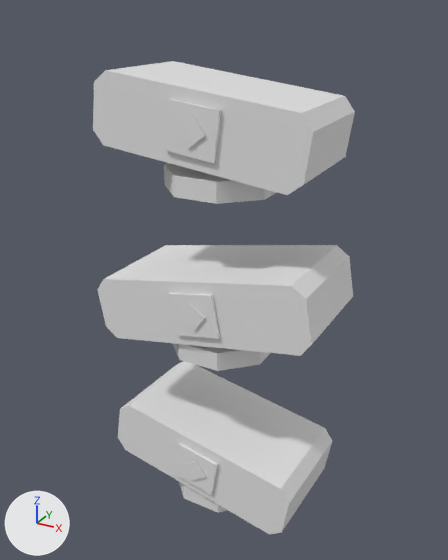
A saved change to the OBJ model src/main/resources/assets/primalspells/models/item/wand_motion_28.obj.
Camera for both pictures: a 50 mm camera at (0.732, -0.921, 1.103) aimed at (0.499, -0.498, 0.891). Arrows for +X, +Y and +Z are at lower left; the lights stay in place. The picture after the commit comes second. Materials are left out; every surface is plain grey. Where no turn or scale is listed for an object, it has been applied to the vertices. Vertices at exactly the same position are counted once.

Objects in the first picture: 'wand_motion_28'.
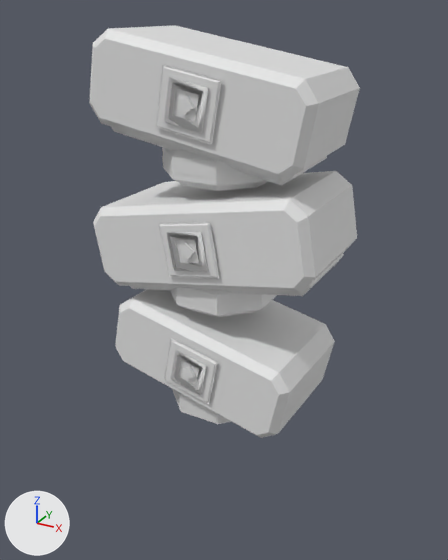
Scene script edits in JSON lines:
```json
{"block": "me_wand_motion_28", "where": "# used by ob_wand_motion_28; location = (0.0, 0.0, 0.0)"}
{"op": "remove", "block": "me_wand_motion_28", "code": "me_wand_motion_28.from_pydata(...)  # 198 vertices, 228 faces; spans x 0.401..0.599, y -0.552..-0.448, z 0.683..1.061"}
{"op": "add", "block": "me_wand_motion_28", "code": "me_wand_motion_28.from_pydata(...)  # 582 vertices, 672 faces; spans x 0.402..0.598, y -0.557..-0.443, z 0.774..1.089"}
{"block": "me_wand_motion_28", "change": "me_wand_motion_28 part 1: the loose piece of 8 vertices spanning x 0.486..0.51, y -0.552..-0.55, z 0.716..0.739 is scaled about its middle by (0.552, 1.29, 0.552), then moved by (0.0, -0.005, 0.104)"}
{"block": "me_wand_motion_28", "change": "me_wand_motion_28 part 2: the loose piece of 8 vertices spanning x 0.488..0.511, y -0.551..-0.55, z 0.869..0.892 is scaled about its middle by (0.553, 1.66, 0.553), then moved by (0.0, -0.005, 0.056)"}
{"block": "me_wand_motion_28", "change": "me_wand_motion_28 part 3: the loose piece of 8 vertices spanning x 0.49..0.513, y -0.552..-0.55, z 1.013..1.036 is scaled about its middle by (0.552, 1.38, 0.552), then moved by (0.0, -0.005, 0.018)"}
{"block": "me_wand_motion_28", "change": "me_wand_motion_28 part 4: the loose piece of 18 vertices spanning x 0.456..0.544, y -0.544..-0.456, z 0.973..0.989 is rebuilt with 34 vertices and now spans x 0.456..0.544, y -0.544..-0.456, z 0.981..1.011"}
{"block": "me_wand_motion_28", "change": "me_wand_motion_28 part 5: the loose piece of 16 vertices spanning x 0.401..0.599, y -0.547..-0.453, z 0.838..0.923 is rebuilt with 32 vertices and now spans x 0.416..0.591, y -0.539..-0.461, z 0.883..0.953"}
{"block": "me_wand_motion_28", "change": "me_wand_motion_28 part 6: the loose piece of 16 vertices spanning x 0.411..0.589, y -0.55..-0.45, z 0.987..1.061 is rebuilt with 32 vertices and now spans x 0.416..0.577, y -0.541..-0.459, z 0.99..1.057"}
{"block": "me_wand_motion_28", "change": "me_wand_motion_28 part 7: 8 loose pieces with 84 vertices, spanning x 0.456..0.544, y -0.551..-0.449, z 0.683..1.045, are deleted"}
{"block": "me_wand_motion_28", "change": "me_wand_motion_28 part 8: 16 vertices removed from x 0.408..0.592, y -0.55..-0.45, z 0.688..0.767; 436 vertices added at x 0.402..0.598, y -0.557..-0.443, z 0.774..1.089"}
{"block": "me_wand_motion_28", "change": "other edits to the shape of me_wand_motion_28 do not show in these pictures"}
```

Where the change shows, as pixel boxes [x1, y1, x2, y2] in the pictures (448 x 560 px; the box of a moved part takes in the faces that stretch with it):
```json
{"object": "wand_motion_28", "change": "reshaped", "before": [93, 61, 355, 534], "after": [89, 26, 360, 438], "on screen": "13% shorter"}
{"part": 1, "of": "me_wand_motion_28", "change": "moved or reshaped", "before": [183, 460, 206, 480], "after": [181, 366, 195, 379]}
{"part": 2, "of": "me_wand_motion_28", "change": "moved or reshaped", "before": [180, 303, 205, 331], "after": [179, 243, 195, 260]}
{"part": 3, "of": "me_wand_motion_28", "change": "moved or reshaped", "before": [176, 114, 205, 149], "after": [177, 95, 195, 115]}
{"part": 4, "of": "me_wand_motion_28", "change": "rebuilt", "before": [164, 163, 277, 204], "after": [162, 147, 269, 191]}
{"part": 5, "of": "me_wand_motion_28", "change": "rebuilt", "before": [97, 245, 353, 356], "after": [130, 253, 344, 296], "on screen": "mostly hidden afterwards"}
{"part": 6, "of": "me_wand_motion_28", "change": "rebuilt", "before": [93, 61, 355, 195], "after": [112, 127, 327, 186], "on screen": "mostly hidden afterwards"}
{"part": 7, "of": "me_wand_motion_28", "change": "deleted", "before": [165, 99, 270, 512]}
{"part": 8, "of": "me_wand_motion_28", "change": "built on", "before": [118, 361, 332, 534], "after": [89, 26, 360, 438]}
```
